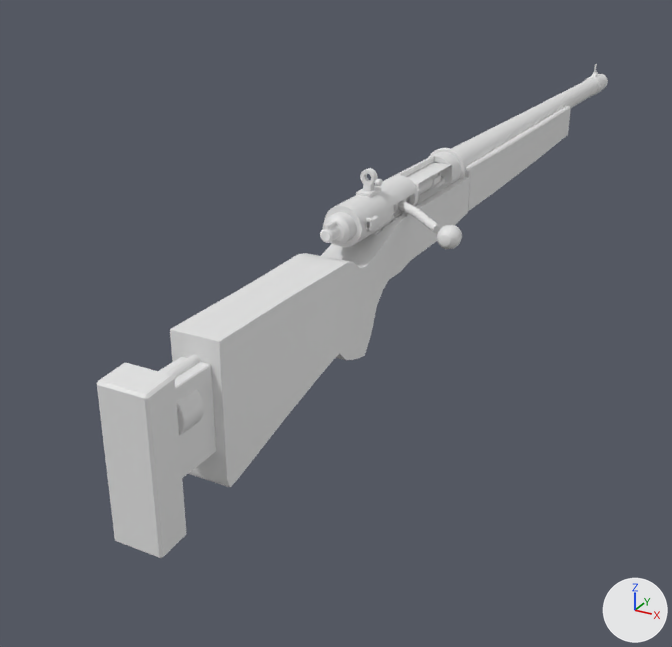
Two versions of the glTF model models/r700/r700.glb, one commit apart.
Before and after are seen from a camera (50 mm lens) standing at (0.338, -0.625, 0.227) and looking at (-0.079, 0.132, -0.151). Arrows for +X, +Y and +Z are at lower right; the lights stay in place. The picture after the commit comes second. Where no turn or scale is listed for an object, it has been applied to the vertices. Vertices at exactly the same position are counted once.

In view in the first picture: 'barrel_29', 'base_1', 'base_2', 'base_49', 'handguard_27', 'stock_20', 'stock_21', 'stock_22', 'stock_25' and 19 more.
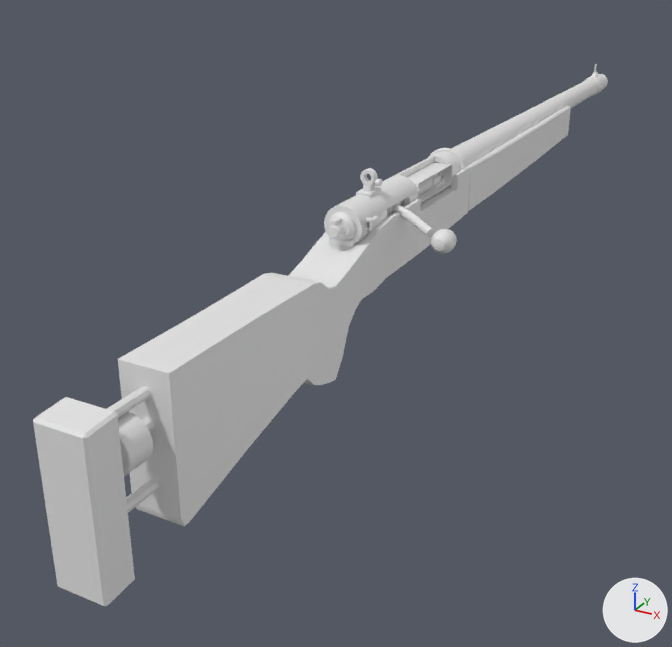
The edits, one by one:
me_tmp_049 is used by ob_base_49; location (0.0, 0.0, 0.0).
me_tmp_049 had 62 vertices, 120 faces and spanned x 0.0605..0.0805, y 0.0396..0.0644, z -0.0225..-0.0025.
me_tmp_049 now has 62 vertices, 120 faces and spans x 0.0605..0.0805, y 0.0276..0.0524, z -0.0225..-0.0025.
me_tmp_049 part 1: the whole mesh is moved by (0.0, -0.012, 0.0).
me_tmp_020 is used by ob_stock_20; location (0.0, 0.0, 0.0).
me_tmp_020 had 473 vertices, 946 faces and spanned x -0.022..0.022, y -0.197..0.222, z -0.126..-0.009.
me_tmp_020 now has 618 vertices, 1236 faces and spans x -0.022..0.022, y -0.247..0.222, z -0.126..0.002.
me_tmp_020 part 2: 451 vertices removed from x -0.022..0.022, y -0.197..0.222, z -0.126..-0.009; 596 vertices added at x -0.022..0.022, y -0.247..0.222, z -0.126..0.002.
me_tmp_019 is used by ob_stock_21; location (0.0, 0.0, 0.0).
me_tmp_019 had 24 vertices, 44 faces and spanned x -0.0195..0.0195, y -0.268..-0.241, z -0.1359..-0.0201.
me_tmp_019 now has 24 vertices, 44 faces and spans x -0.0195..0.0195, y -0.318..-0.291, z -0.1359..-0.0201.
me_tmp_019 part 3: the whole mesh is moved by (0.0, -0.05, 0.0).
me_tmp_021 is used by ob_stock_22; location (0.0, 0.0, 0.0).
me_tmp_021 had 24 vertices, 44 faces and spanned x -0.012..0.012, y -0.2415..-0.1965, z -0.099..-0.034.
me_tmp_021 no longer uses material mat_black (white #e7e7e7).
me_tmp_021 now has 16 vertices, 28 faces and spans x -0.004..0.004, y -0.2912..-0.2465, z -0.038..-0.03.
me_tmp_021 part 4: the whole mesh is rebuilt.
me_tmp_021 gains material mat_gunmetal (white #e7e7e7).
me_tmp_022 is used by ob_stock_25; location (0.0, 0.0, 0.0).
me_tmp_022 had 80 vertices, 156 faces and spanned x -0.017..0.017, y -0.234..-0.213, z -0.073..-0.039.
me_tmp_022 now has 120 vertices, 236 faces and spans x -0.017..0.017, y -0.284..-0.263, z -0.0729..-0.0391.
me_tmp_022 part 5: 120 vertices added at x -0.017..0.017, y -0.284..-0.263, z -0.0729..-0.0391.
me_tmp_022 part 6: 80 vertices removed from x -0.017..0.017, y -0.234..-0.213, z -0.073..-0.039.

Location of each change, (x1, y1, x2, y2) in pixels of the pictures (672 x 647 px):
'stock_20', reshaped (17% wider, 16% taller): before (170, 177, 470, 487); after (118, 166, 470, 526)
'stock_21', moved: before (97, 363, 187, 558); after (33, 397, 135, 606)
'base_49', moved: before (437, 225, 462, 249); after (431, 229, 457, 254)
part 4 of me_tmp_021, built on: before (158, 357, 216, 478); after (107, 386, 151, 418)
part 5 of me_tmp_022, added: after (118, 412, 153, 476)
part 6 of me_tmp_022, deleted: before (176, 389, 204, 436)
